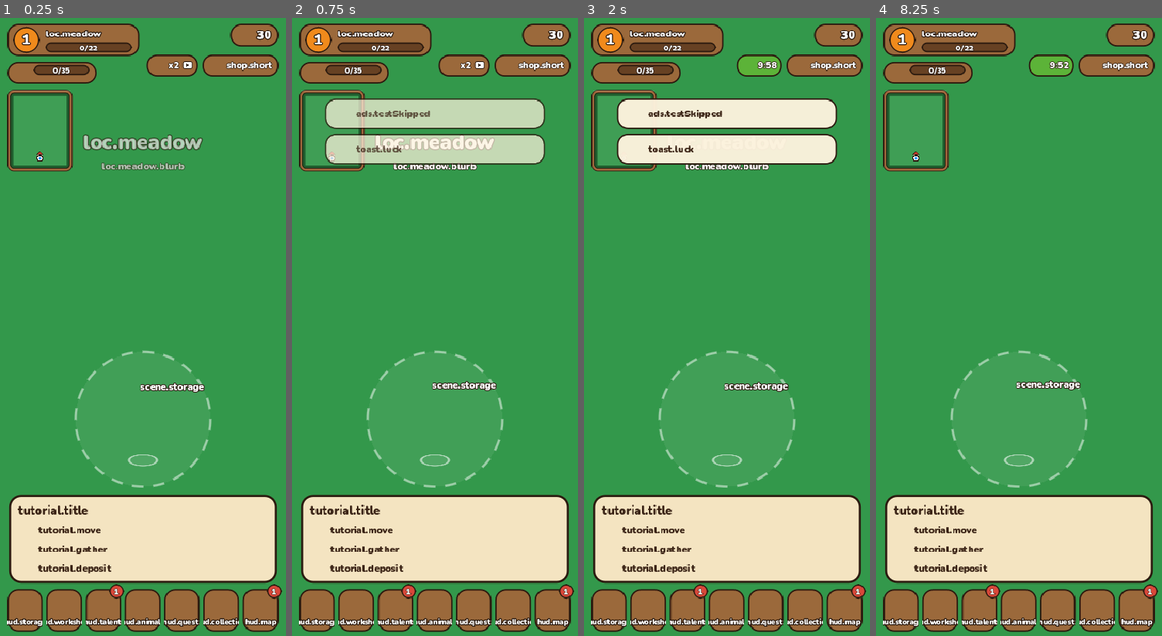
Above: before the commit, frames 1-4 (left to right).
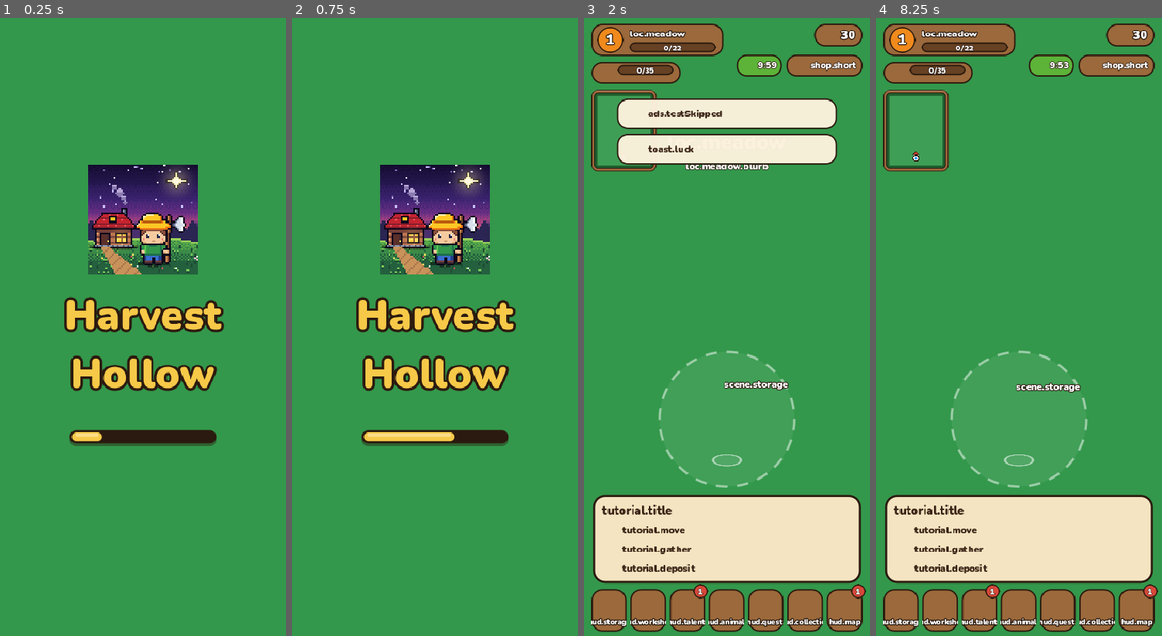
Above: after the commit, the same moments.

Repository: BaturinIgor/GameFarm
Game: Godot game, scene res://scenes/splash.tscn
Same seed, same stepped clock (60 frames per second), same inputs: the game is played once before the commit and once after it. Before the commit the project starts from res://scenes/main.tscn.
Inputs (mouse positions are in pixels of both pictures, inside the frame that each line leads up to; where the layout moved, square brackets give the same spot in the first picture):
- Up to frame 1 (0.25 s): no input
- Up to frame 2 (0.75 s): click (463, 67) at 0.52 s
- Up to frame 3 (2 s): click (755, 67) [758, 67] at 1.25 s
- Up to frame 4 (8.25 s): click (1116, 67) at 2.02 s; click (901, 611) at 2.77 s; click (938, 611) at 3.52 s; click (978, 611) at 4.27 s; click (1019, 611) at 5.02 s; click (1059, 611) at 5.77 s; click (1096, 611) at 6.52 s; click (1136, 611) at 7.27 s; click "✕" at 8 s

The runs differ from the first frame. In frame 1, 39% of the frame differs, in the area x 2-99%, y 0-100%; in frame 2, 46%; in frame 3, 0.3%; in frame 4, 0.3%.

Commit message:
Godot iOS build: export preset, IPA workflow for SideStore, boot splash scene
- iOS export preset (bundle com.personal.gamefarm, portrait, Xcode project only, icon 1024 from AppIcon)
- .github/workflows/ios-godot.yml: Godot export, unsigned xcodebuild archive, HarvestHollow.ipa, logs in ci-logs-ios
- tools/make_splash.py draws assets/splash.png (icon + title); splash scene with loading bar and fade into main
- android.yml: Pillow for the splash, splash screenshots; build.yml ignores the new files

Co-Authored-By: Claude Opus 5.5 <noreply@anthropic.com>
Claude-Session: https://claude.ai/code/session_01KB9UT2PnJvNq3jxcqRz319

Diff:
--- a/godot/project.godot
+++ b/godot/project.godot
@@ -1,5 +1,6 @@
-; Harvest Hollow на Godot: Android (позже и iOS).
-; Спрайты, раскладки карт и строки копирует tools/godot_sync.sh (в CI то же самое).
+; Harvest Hollow на Godot: Android и iOS.
+; Спрайты, раскладки карт, строки, звуки, иконку iOS и картинку заставки (assets/splash.png)
+; готовит tools/godot_sync.sh (в CI то же самое).
 
 config_version=5
 
@@ -7,10 +8,14 @@
 
 config/name="Harvest Hollow"
 config/description="Top-down farming adventure"
-run/main_scene="res://scenes/main.tscn"
+run/main_scene="res://scenes/splash.tscn"
 config/features=PackedStringArray("4.5", "GL Compatibility")
 config/icon="res://icon.png"
 run/low_processor_mode=false
+boot_splash/bg_color=Color(0.2, 0.596, 0.294, 1)
+boot_splash/image="res://assets/splash.png"
+boot_splash/fullsize=true
+boot_splash/use_filter=true
 
 [autoload]
 
--- /dev/null
+++ b/godot/scenes/splash.tscn
@@ -0,0 +1,7 @@
+[gd_scene load_steps=2 format=3]
+
+[ext_resource type="Script" path="res://scripts/splash.gd" id="1_splash"]
+
+[node name="Splash" type="CanvasLayer"]
+layer = 100
+script = ExtResource("1_splash")
--- /dev/null
+++ b/godot/scripts/splash.gd
@@ -0,0 +1,206 @@
+extends CanvasLayer
+## Заставка при запуске. Показывает ту же картинку, что экран загрузки движка (boot splash,
+## assets/splash.png из tools/make_splash.py), рисует под названием полоску загрузки, в фоне грузит
+## scenes/main.tscn, кладёт игру под заставку и плавно её гасит.
+## В CI (-- --check-scripts, -- --shots, запуск без экрана) сразу запускает главную сцену.
+## -- --splash-shot <папка>: снимки заставки для CI, после перехода в игру выход.
+
+const MAIN := "res://scenes/main.tscn"
+const IMAGE := "res://assets/splash.png"
+## Картинка в точках и места на ней, как в tools/make_splash.py
+const IMAGE_SIZE := Vector2(390, 500)
+const ICON_RECT := Rect2(120, 28, 150, 150)
+const TITLE_RECT := Rect2(30, 196, 330, 150)
+const BAR_RECT := Rect2(95, 391, 200, 18)
+## Заставка не мелькает, даже если всё загрузилось сразу
+const MIN_TIME := 1.0
+const FADE_TIME := 0.45
+## Доля полоски на фоновую загрузку, остальное - запуск игры
+const LOAD_PART := 0.85
+
+enum Step { LOADING, START, FADE, DONE }
+
+var _step := Step.LOADING
+var _time := 0.0
+var _fade := 0.0
+var _root: Control
+var _art: Control
+var _bar: Bar
+var _shot_dir := ""
+var _shots := 0
+
+
+func _ready() -> void:
+	var args := OS.get_cmdline_user_args()
+	if "--check-scripts" in args or "--shots" in args or DisplayServer.get_name() == "headless":
+		set_process(false)
+		get_tree().change_scene_to_file.call_deferred(MAIN)
+		return
+	var i := args.find("--splash-shot")
+	if i >= 0 and i + 1 < args.size():
+		_shot_dir = args[i + 1]
+		DirAccess.make_dir_recursive_absolute(_shot_dir)
+	_build()
+	if ResourceLoader.load_threaded_request(MAIN) != OK:
+		set_process(false)
+		get_tree().change_scene_to_file.call_deferred(MAIN)
+
+
+func _build() -> void:
+	_root = Control.new()
+	_root.set_anchors_and_offsets_preset(Control.PRESET_FULL_RECT)
+	_root.mouse_filter = Control.MOUSE_FILTER_STOP
+	add_child(_root)
+	var bg := ColorRect.new()
+	bg.color = ProjectSettings.get_setting("application/boot_splash/bg_color", Color(0.2, 0.596, 0.294))
+	bg.set_anchors_and_offsets_preset(Control.PRESET_FULL_RECT)
+	bg.mouse_filter = Control.MOUSE_FILTER_IGNORE
+	_root.add_child(bg)
+
+	# Всё нарисованное - в координатах картинки, масштаб считает _layout()
+	_art = Control.new()
+	_art.size = IMAGE_SIZE
+	_art.mouse_filter = Control.MOUSE_FILTER_IGNORE
+	_root.add_child(_art)
+	if ResourceLoader.exists(IMAGE):
+		var logo := TextureRect.new()
+		logo.texture = load(IMAGE)
+		logo.expand_mode = TextureRect.EXPAND_IGNORE_SIZE
+		logo.stretch_mode = TextureRect.STRETCH_SCALE
+		logo.texture_filter = CanvasItem.TEXTURE_FILTER_LINEAR
+		logo.size = IMAGE_SIZE
+		logo.mouse_filter = Control.MOUSE_FILTER_IGNORE
+		_art.add_child(logo)
+	else:
+		_build_fallback()
+	_bar = Bar.new()
+	_bar.position = BAR_RECT.position
+	_bar.size = BAR_RECT.size
+	_art.add_child(_bar)
+
+	get_viewport().size_changed.connect(_layout)
+	_layout()
+
+
+## Без картинки (не запускали tools/godot_sync.sh): иконка и название шрифтом игры.
+func _build_fallback() -> void:
+	var icon := TextureRect.new()
+	icon.texture = load("res://icon.png")
+	icon.expand_mode = TextureRect.EXPAND_IGNORE_SIZE
+	icon.stretch_mode = TextureRect.STRETCH_KEEP_ASPECT_CENTERED
+	icon.texture_filter = CanvasItem.TEXTURE_FILTER_NEAREST
+	icon.position = ICON_RECT.position
+	icon.size = ICON_RECT.size
+	_art.add_child(icon)
+	var title := UiKit.label(str(ProjectSettings.get_setting("application/config/name")), 56, UiKit.GOLD, 14)
+	title.horizontal_alignment = HORIZONTAL_ALIGNMENT_CENTER
+	title.vertical_alignment = VERTICAL_ALIGNMENT_CENTER
+	title.autowrap_mode = TextServer.AUTOWRAP_WORD
+	title.position = TITLE_RECT.position
+	title.size = TITLE_RECT.size
+	_art.add_child(title)
+
+
+## Картинка ложится так же, как boot splash движка: по ширине в портрете, по высоте в ландшафте.
+func _layout() -> void:
+	var view := _root.get_viewport_rect().size
+	var k := view.y / IMAGE_SIZE.y if view.x > view.y else view.x / IMAGE_SIZE.x
+	_art.scale = Vector2(k, k)
+	_art.position = (view - IMAGE_SIZE * k) * 0.5
+
+
+func _process(delta: float) -> void:
+	# После запуска игры кадр бывает долгим: не перескакиваем анимацию
+	var dt := minf(delta, 1.0 / 30.0)
+	_time += dt
+	match _step:
+		Step.LOADING:
+			var progress := []
+			var status := ResourceLoader.load_threaded_get_status(MAIN, progress)
+			if status == ResourceLoader.THREAD_LOAD_FAILED or status == ResourceLoader.THREAD_LOAD_INVALID_RESOURCE:
+				_step = Step.DONE
+				get_tree().change_scene_to_file.call_deferred(MAIN)
+				return
+			var loaded := status == ResourceLoader.THREAD_LOAD_LOADED
+			var real: float = 1.0 if loaded else (float(progress[0]) if not progress.is_empty() else 0.0)
+			var target := minf(real, _time / MIN_TIME) * LOAD_PART
+			_bar.value = move_toward(_bar.value, target, dt * 2.0)
+			if _shot_dir != "" and _shots == 0 and _time > 0.6:
+				_shot("0_splash")
+			# Полоска дошла и этот кадр уже показан: дальше тяжёлый запуск игры
+			if loaded and _bar.value >= LOAD_PART - 0.001:
+				_step = Step.START
+		Step.START:
+			_start_main()
+			_step = Step.FADE
+		Step.FADE:
+			_bar.value = move_toward(_bar.value, 1.0, dt * 4.0)
+			if _bar.value >= 1.0:
+				_fade += dt / FADE_TIME
+				_root.modulate.a = 1.0 - smoothstep(0.0, 1.0, _fade)
+				_root.mouse_filter = Control.MOUSE_FILTER_IGNORE
+				if _shot_dir != "" and _shots == 1 and _fade > 0.5:
+					_shot("0_splash_fade")
+			if _fade >= 1.0:
+				_step = Step.DONE
+				if _shot_dir != "":
+					get_tree().quit()
+				queue_free()
+
+
+## Игра встаёт под заставку и становится текущей сценой.
+func _start_main() -> void:
+	var packed := ResourceLoader.load_threaded_get(MAIN) as PackedScene
+	if packed == null:
+		_step = Step.DONE
+		get_tree().change_scene_to_file.call_deferred(MAIN)
+		return
+	var main := packed.instantiate()
+	get_tree().root.add_child(main)
+	get_tree().current_scene = main
+
+
+func _shot(name: String) -> void:
+	_shots += 1
+	var img := get_viewport().get_texture().get_image()
+	img.save_png(_shot_dir.path_join(name + ".png"))
+	print("splash shot saved: ", name)
+
+
+## Полоска загрузки в стиле кнопок: тёмный контур, тень вниз, золотая заливка с бликом.
+class Bar extends Control:
+	var value := 0.0:
+		set(v):
+			value = clampf(v, 0.0, 1.0)
+			queue_redraw()
+
+	var _shadow := _box(Color(UiKit.OUTLINE, 0.43))
+	var _track := _box(UiKit.OUTLINE)
+	var _fill := _box(UiKit.GOLD)
+	var _shine := _box(Color(1, 1, 1, 0.35))
+
+	func _init() -> void:
+		mouse_filter = Control.MOUSE_FILTER_IGNORE
+
+	func _draw() -> void:
+		var r := int(size.y * 0.5)
+		for s: StyleBoxFlat in [_shadow, _track]:
+			s.set_corner_radius_all(r)
+		draw_style_box(_shadow, Rect2(Vector2(0, 4), size))
+		draw_style_box(_track, Rect2(Vector2.ZERO, size))
+		var inner := Rect2(Vector2(3, 3), size - Vector2(6, 6))
+		if value <= 0.0:
+			return
+		var w := maxf(inner.size.y, inner.size.x * value)
+		_fill.set_corner_radius_all(int(inner.size.y * 0.5))
+		draw_style_box(_fill, Rect2(inner.position, Vector2(w, inner.size.y)))
+		var shine_h := inner.size.y * 0.4
+		if w > inner.size.y:
+			_shine.set_corner_radius_all(int(shine_h * 0.5))
+			draw_style_box(_shine, Rect2(inner.position + Vector2(inner.size.y * 0.4, 1), Vector2(w - inner.size.y * 0.8, shine_h)))
+
+	static func _box(c: Color) -> StyleBoxFlat:
+		var s := StyleBoxFlat.new()
+		s.bg_color = c
+		s.anti_aliasing = true
+		return s
Not shown, changed: godot/export_presets.cfg
Not shown, changed: .github/workflows/android.yml
Not shown, changed: .github/workflows/build.yml
Not shown, added: .github/workflows/ios-godot.yml
Not shown, changed: godot/.gitignore
Not shown, changed: godot/ARCHITECTURE.md
Not shown, changed: tools/godot_sync.sh
Not shown, added: tools/make_splash.py
